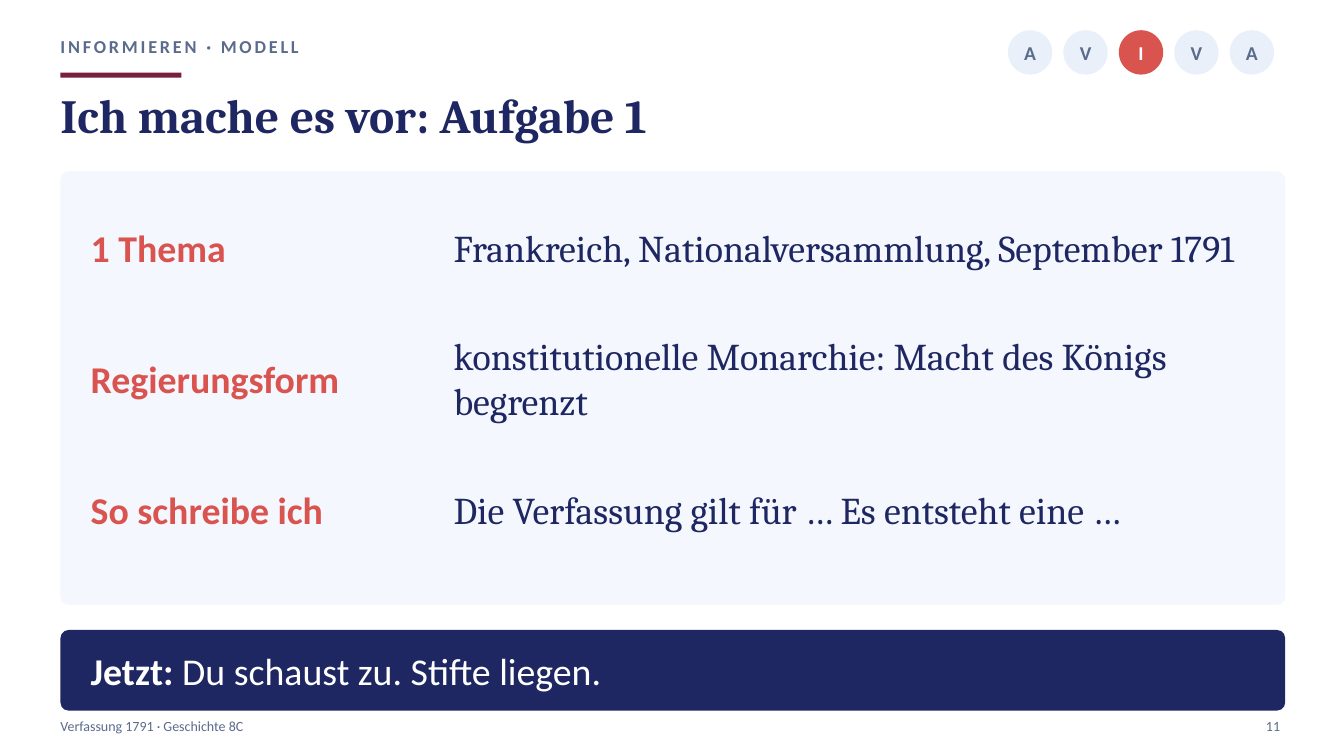
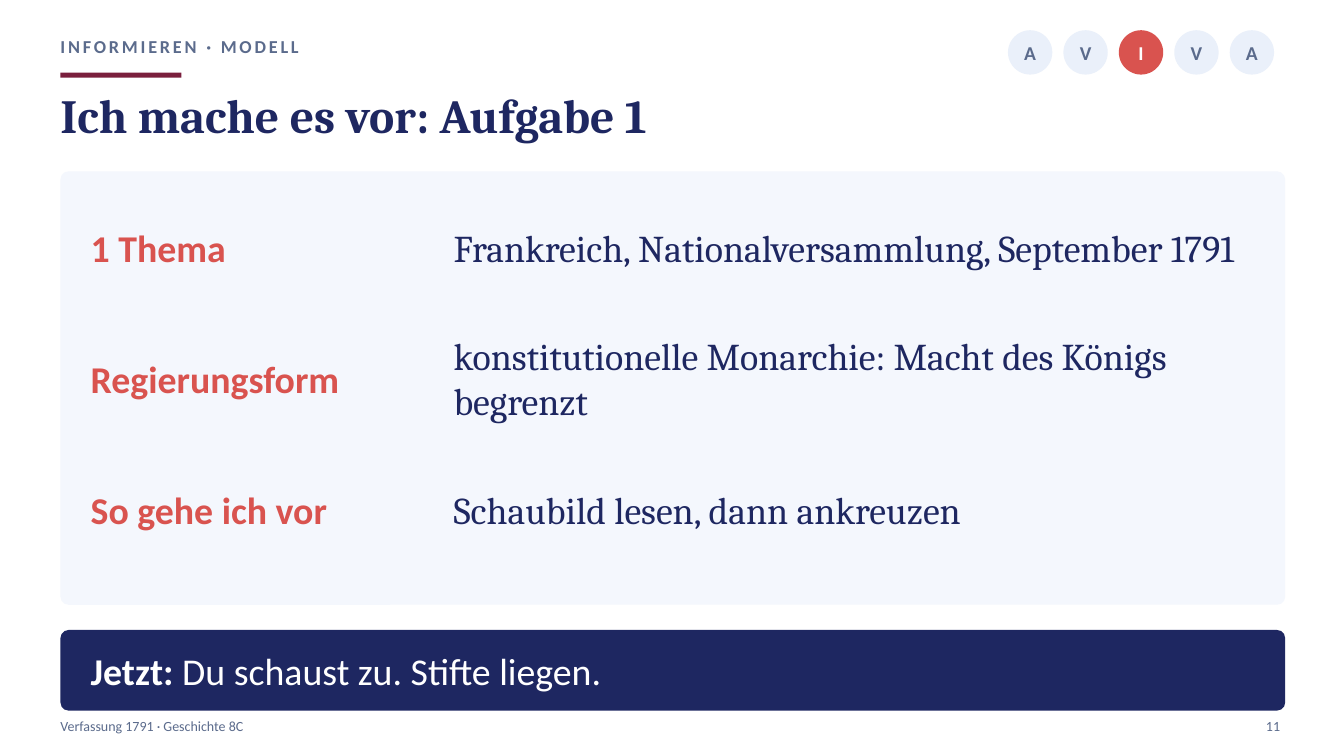
Before and after one commit to golzkonstantin-gif/Schule, a slide deck: slide 11 of Geschichte_8/Stunde5_Verfassung/Praesentation_Stunde5_Verfassung_8C.pptx. Drawn at 1344x756 pixels with LibreOffice and Linux fonts; fonts in the diff are those of the drawing. Boxes give left, top, right and bottom in pixels: in the first picture for what was removed or moved away, otherwise in the second. Text is boxed around its words. In the diff, an @@ line names an element or a change of style, - is before the commit and + after.

```diff
--- a/Geschichte_8/Stunde5_Verfassung/Praesentation_Stunde5_Verfassung_8C.pptx
+++ b/Geschichte_8/Stunde5_Verfassung/Praesentation_Stunde5_Verfassung_8C.pptx
@@ text at (91, 497, 327, 531): text changed @@
-So schreibe ich
+So gehe ich vor
@@ text at (454, 497, 961, 529): text changed @@
-Die Verfassung gilt für … Es entsteht eine …
+Schaubild lesen, dann ankreuzen
```
Also in this commit, not shown: 2 other slides changed, 16 other files.
